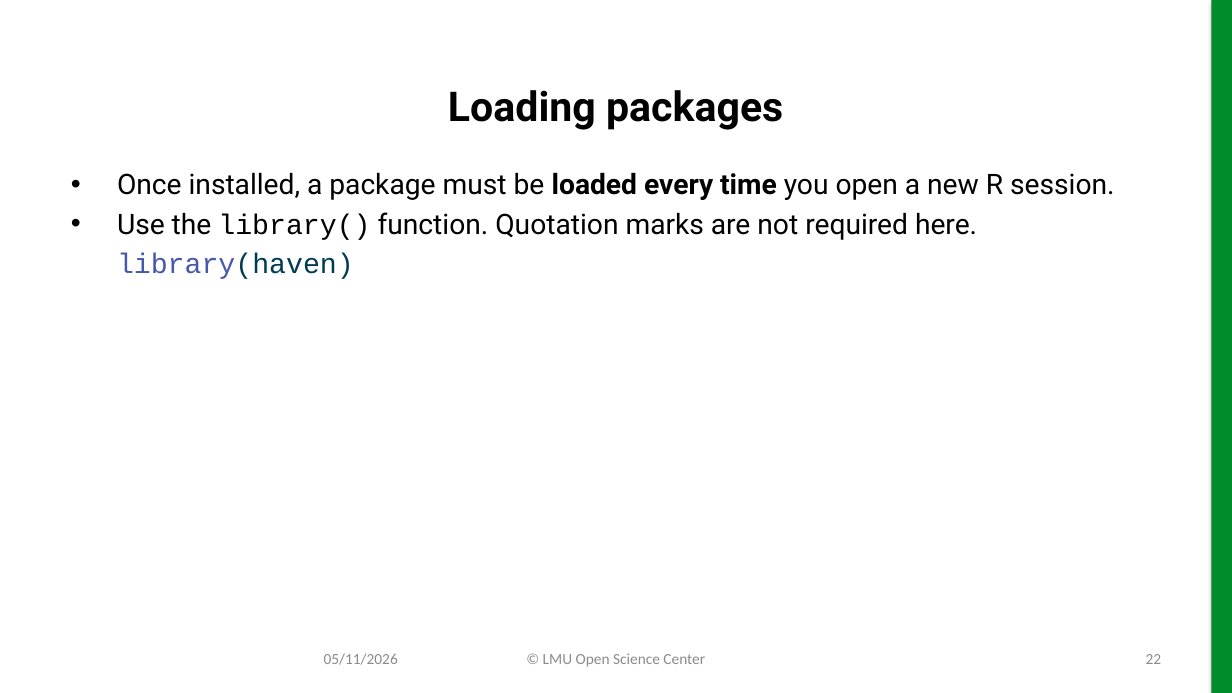
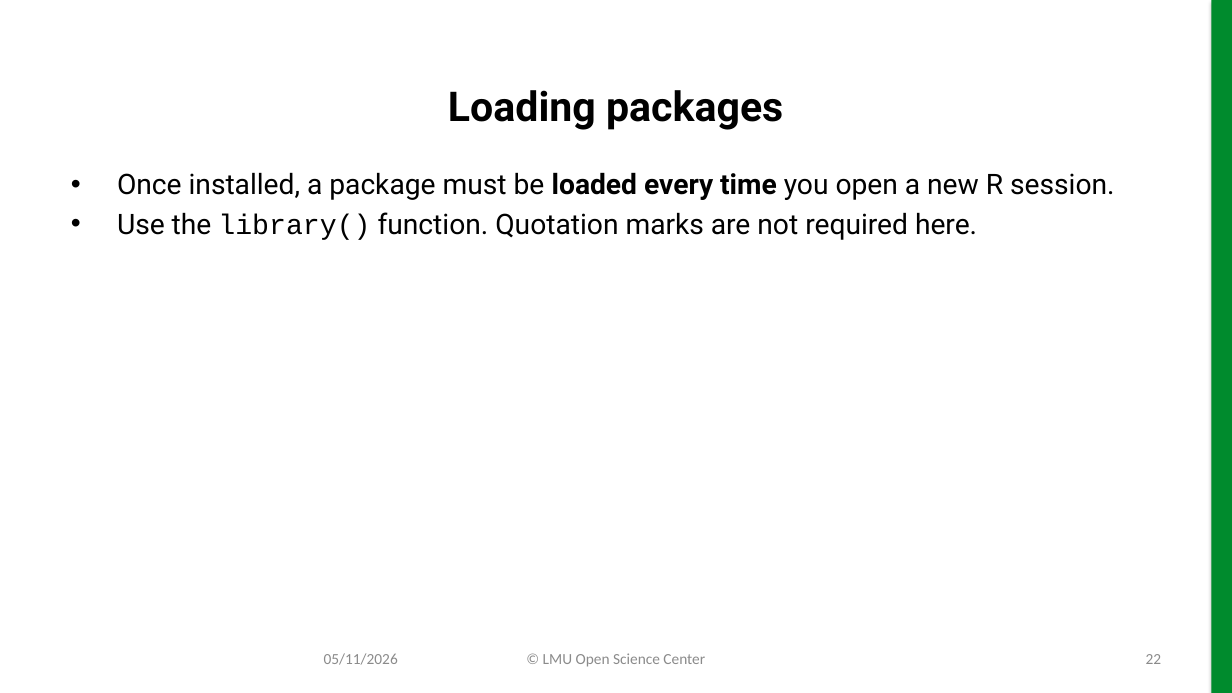
Before and after one commit to lmu-osc/slides-r-part-II, a slide deck: slide 22 of slides-r-part-II.pptx. Drawn at 1232x693 pixels with LibreOffice and Linux fonts; fonts in the diff are those of the drawing; background and template pictures are left out. Boxes give left, top, right and bottom in pixels: in the first picture for what was removed or moved away, otherwise in the second. Text is boxed around its words. In the diff, an @@ line names an element or a change of style, - is before the commit and + after.

```diff
--- a/slides-r-part-II.pptx
+++ b/slides-r-part-II.pptx
@@ text at (117, 253, 354, 279): paragraph removed @@
-library(haven)
```
Also in this commit, not shown: 10 other slides changed, 34 other files.
